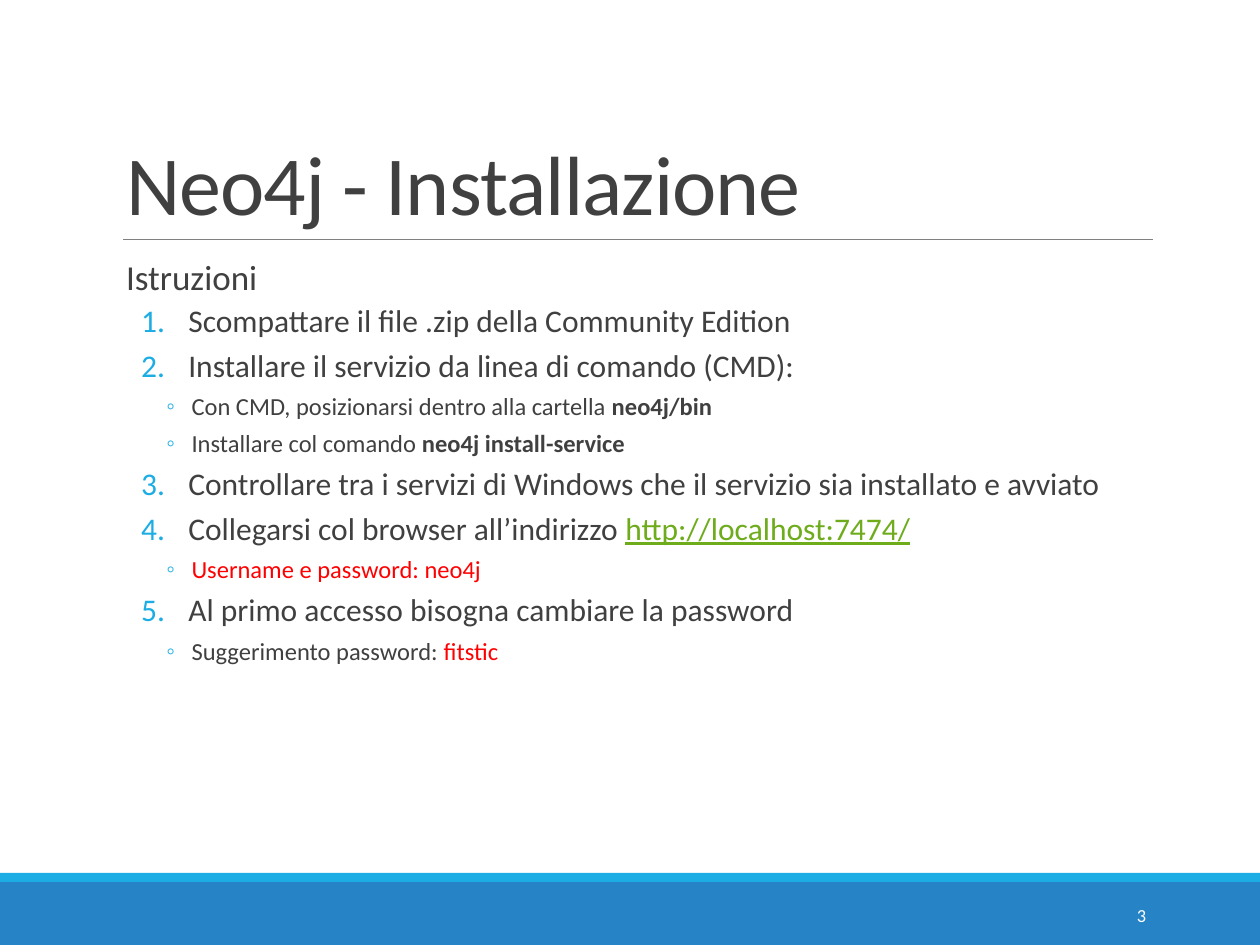
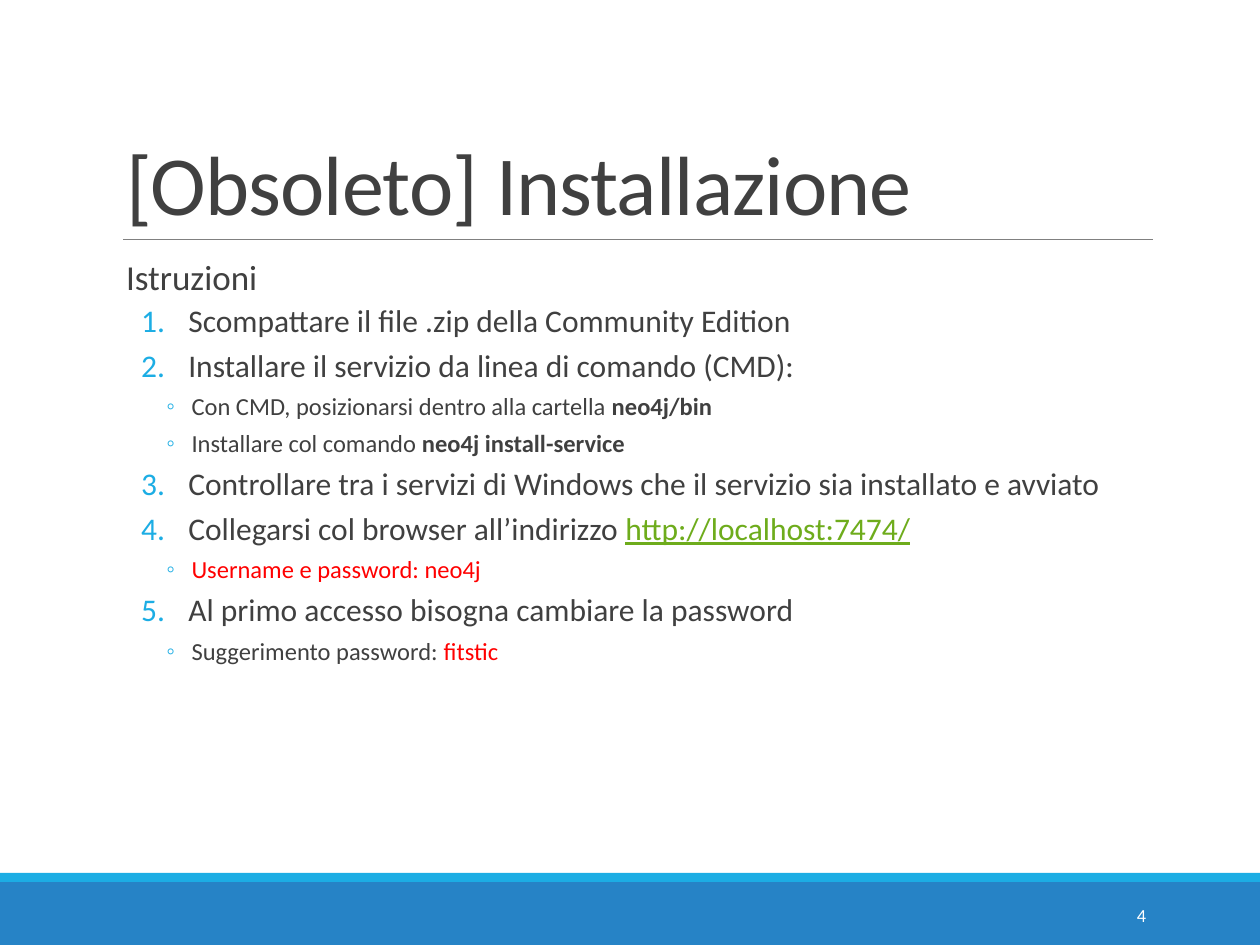
Before and after one commit to w4bo/teaching-nosql, a slide deck: slide 4 of slides/04 - E4 - Neo4j.pptx (slide 3 before the commit). Drawn at 1260x945 pixels with LibreOffice and Linux fonts; fonts in the diff are those of the drawing. Boxes give left, top, right and bottom in pixels: in the first picture for what was removed or moved away, otherwise in the second. Text is boxed around its words. In the diff, an @@ line names an element or a change of style, - is before the commit and + after.

```diff
--- a/slides/04 - E4 - Neo4j.pptx
+++ b/slides/04 - E4 - Neo4j.pptx
@@ title at bbox=[126, 154, 911, 227]: text changed @@
-Neo4j - Installazione
+[Obsoleto] Installazione
@@ page number at bbox=[1137, 910, 1146, 922]: text changed @@
-3
+4
```
Also in this commit, not shown: 2 other slides changed, 1 slide added, 22 other files.
